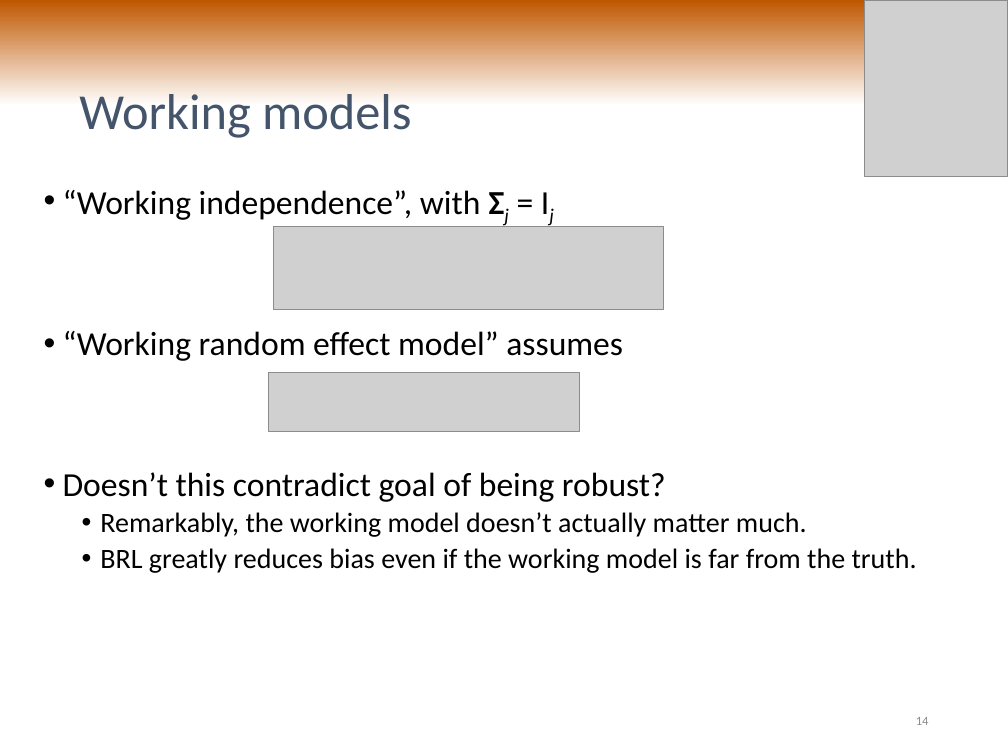
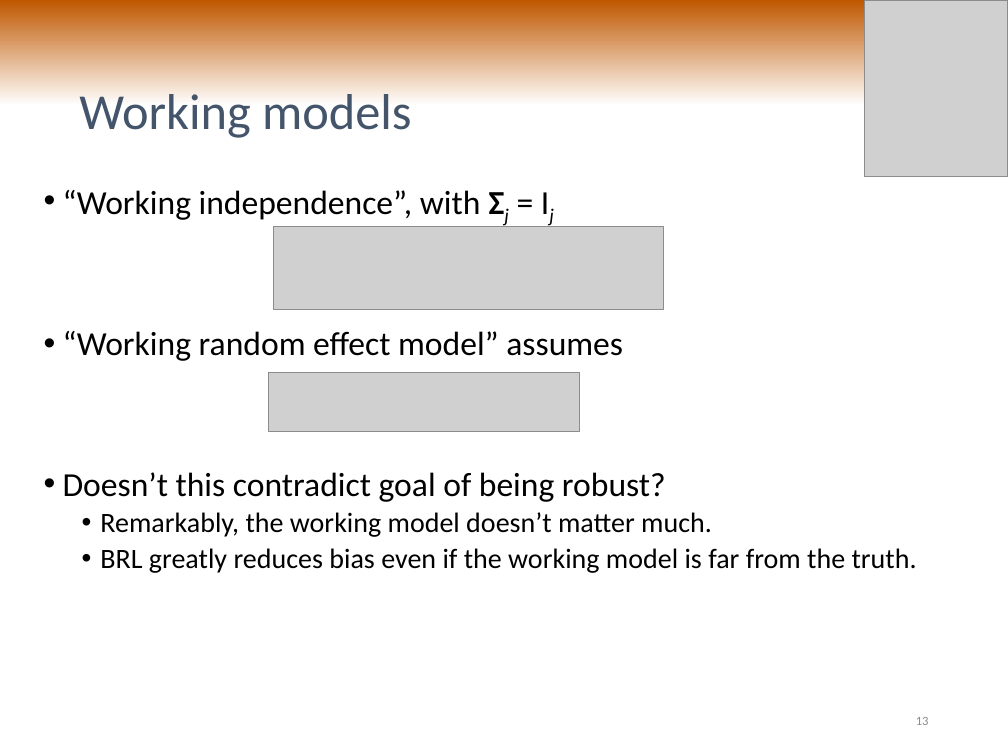
Before and after one commit to jepusto/clubSandwich, a slide deck: slide 13 of paper_ClusterRobustTesting/PRC_talk_20160218.pptx (slide 14 before the commit). Drawn at 1008x756 pixels with LibreOffice and Linux fonts; fonts in the diff are those of the drawing; grey boxes stand for pictures. Boxes give left, top, right and bottom in pixels: in the first picture for what was removed or moved away, otherwise in the second. Text is boxed around its words. In the diff, an @@ line names an element or a change of style, - is before the commit and + after.

```diff
--- a/paper_ClusterRobustTesting/PRC_talk_20160218.pptx
+++ b/paper_ClusterRobustTesting/PRC_talk_20160218.pptx
@@ text at box(100, 512, 712, 537): text changed @@
-  • Remarkably, the working model doesn’t actually matter much.
+  • Remarkably, the working model doesn’t matter much.
@@ page number at box(916, 717, 929, 725): text changed @@
-14
+13
```
Also in this commit, not shown: 12 other slides changed, 3 slides added, 2 slides removed, 4 other files.
